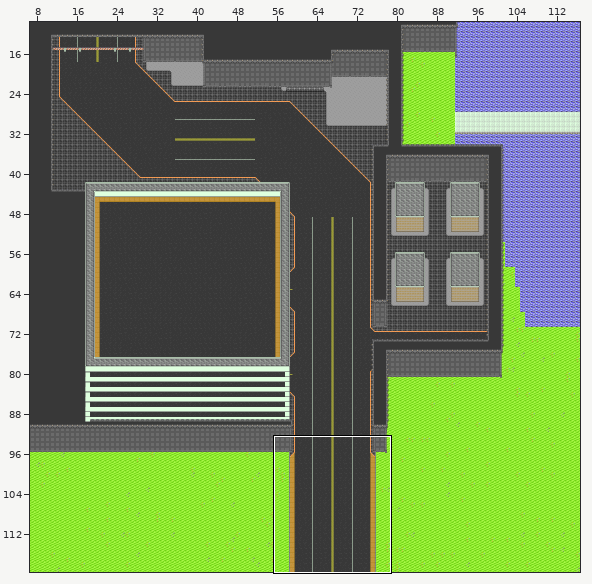
Two versions of a level (Tiled map, Assets/Graphics/Maps/SpacePort/SpaceElevatorBase.tmx). The picture above shows the old version from afar; the outline marks the close-up.
Close-up. Before the edit:
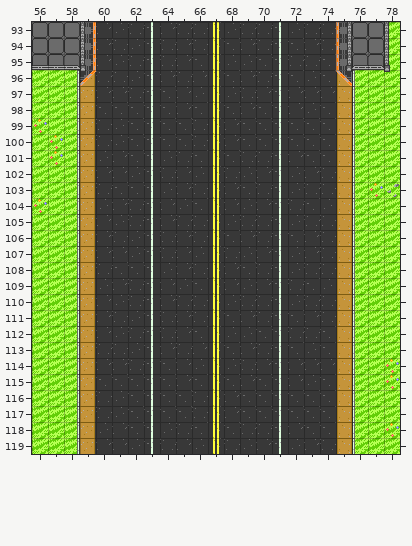
Cells are 16x16 px. Shown: x 56..78, y 93..119. The commit also changed other parts of the map, which this record leaves out.
And afterwards:
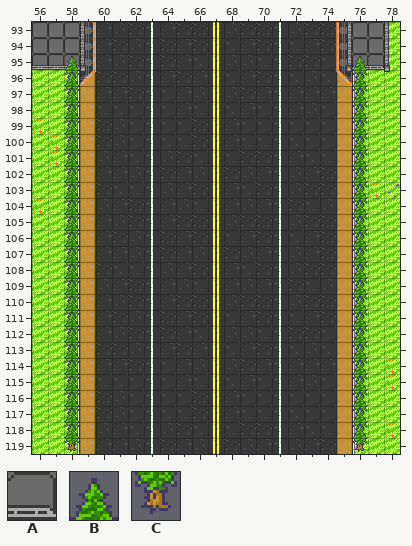
Key: from "SpaceElevatorIndustrial": A 43; from "UrbanGreenspace": B 15, C 20.
_ is an empty cell.
Edits made:
Layer "Graphics/Ground/GratedFloors":
Tile C is added in rows 96 to 119 at x 58 and 76.
Layer "Graphics/Walls/FG Walls":
Tile A is added in row 95 at x 58.
Layer "Graphics/Walls/Walltops":
Tile B replaces tile A in row 95 at x 58.
Tile B is added in row 95 at x 76; in rows 96 to 118 at x 58 and 76.
Changed places in both close-ups, as pixel boxes (x1, y1, x2, y2):
changed: (64, 56, 80, 452)
added: (352, 56, 368, 452)
